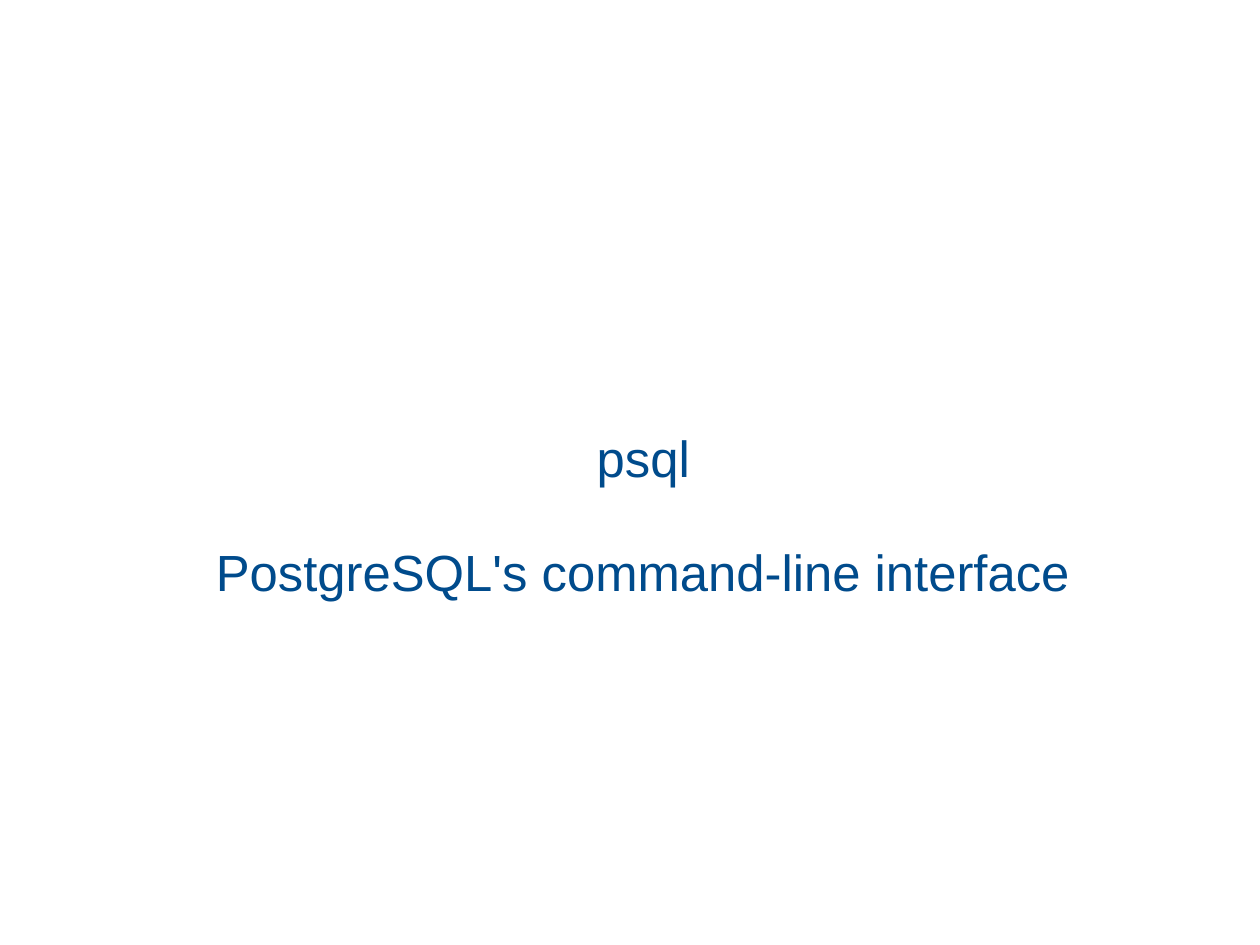
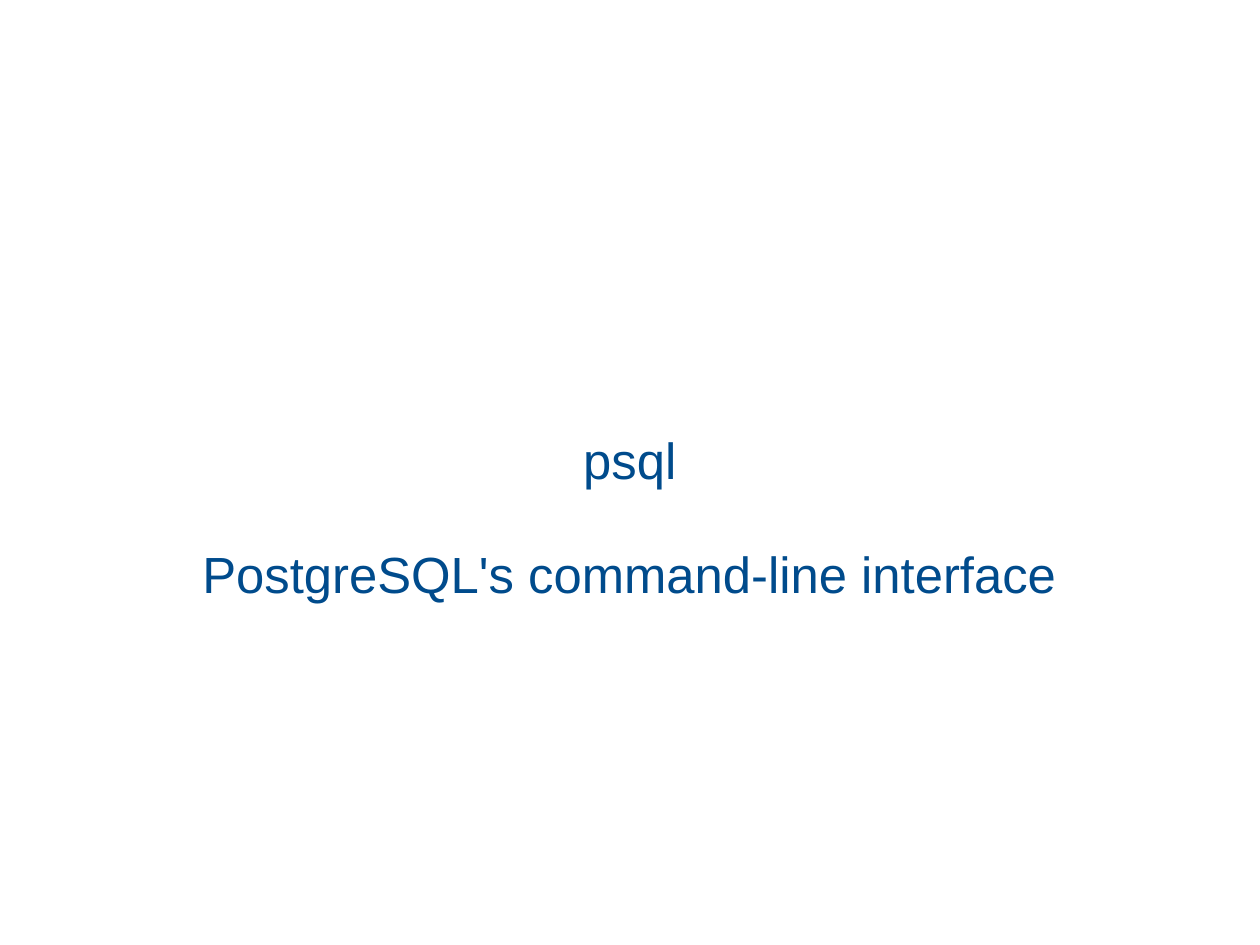
Before and after one commit to unison/unison, a slide deck: slide 20 of doc/unison-tutorial.ppt. Drawn at 1260x945 pixels with LibreOffice and Linux fonts; fonts in the diff are those of the drawing. Boxes give left, top, right and bottom in pixels: in the first picture for what was removed or moved away, otherwise in the second. Text is boxed around its words. In the diff, an @@ line names an element or a change of style, - is before the commit and + after.

```diff
--- a/doc/unison-tutorial.ppt
+++ b/doc/unison-tutorial.ppt
@@ subtitle "psql" at (x1=202, y1=442, x2=1056, y2=603): list level 2 to 1 in "psql"; list level 2 to 1 in "PostgreSQL's command-line interface" @@
```
Also in this commit, not shown: 9 other slides changed.
